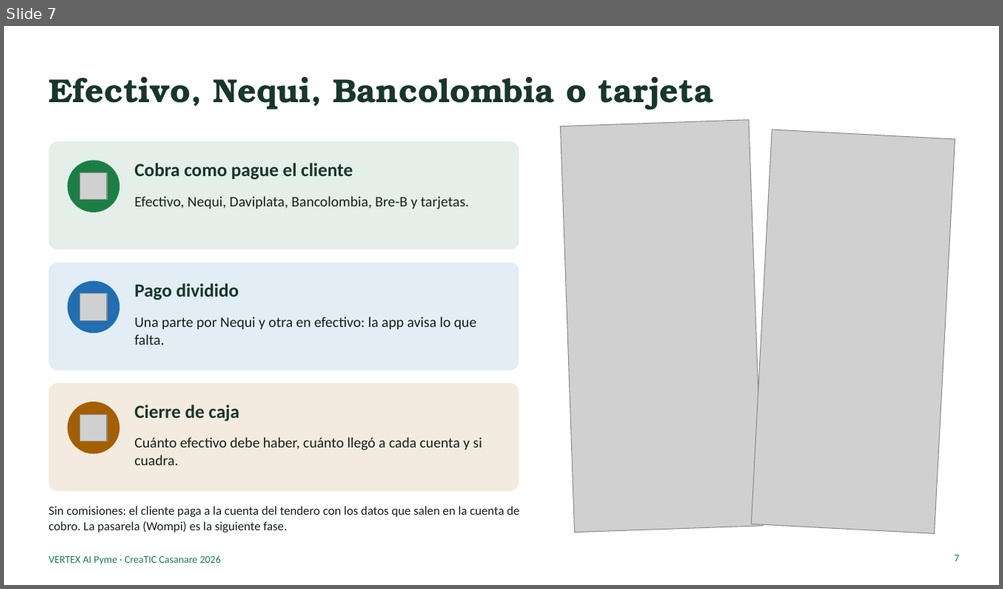
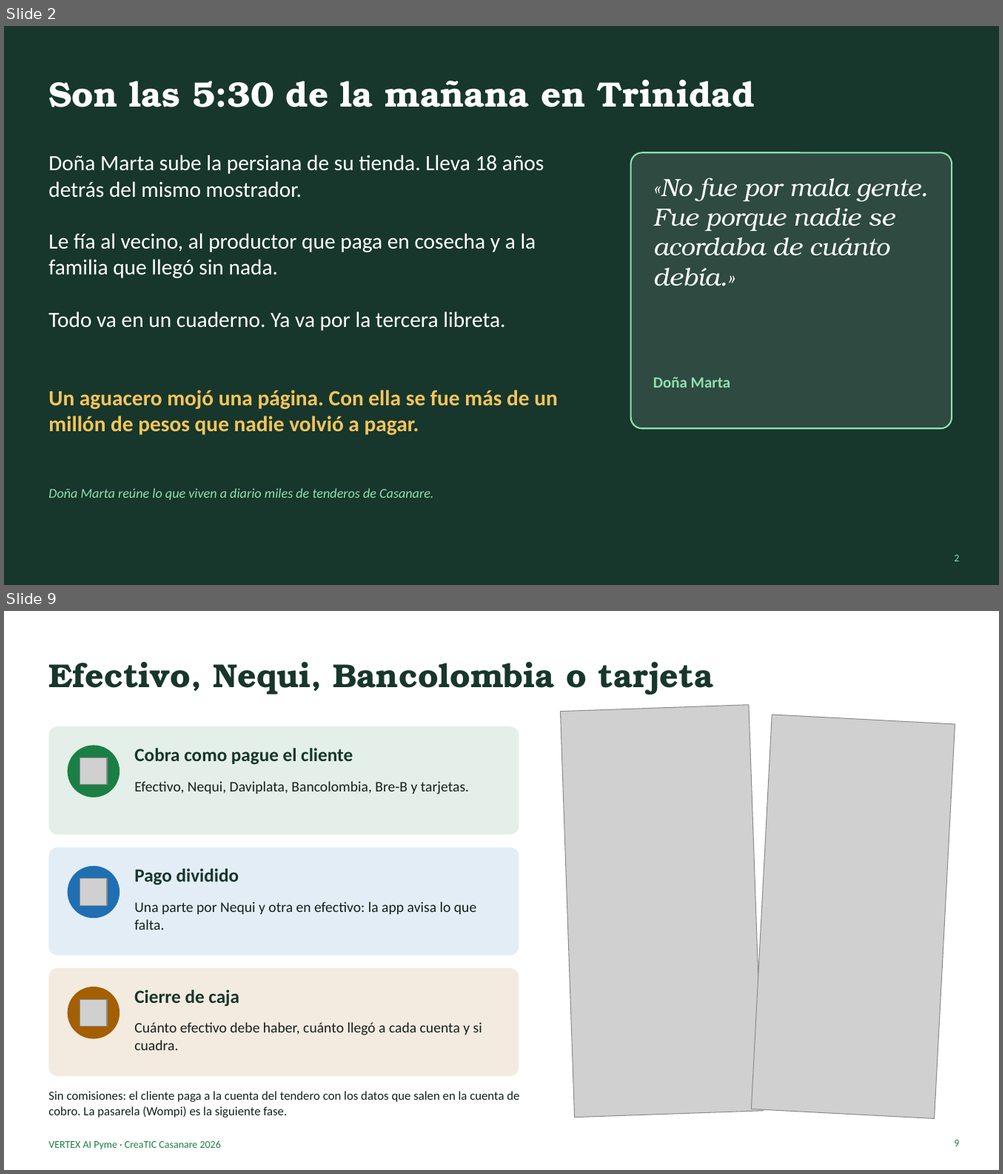
Before and after one commit to ingdavidortegaf-lab/vertex-ai-pyme, a slide deck: docs/pitch/VERTEX_AI_Pyme_Pitch.pptx. Shown one above the other, each under a label of ours: slide 7 before the commit, slides 2 and 9 after it; the slides between them are not shown. The pictures are 1003x589 and 1003x1174 pixels, drawn with LibreOffice and Linux fonts; fonts in the diff are those of the drawing; grey boxes stand for pictures. Boxes give left, top, right and bottom in pixels: in the first picture for what was removed or moved away, otherwise in the second. Text is boxed around its words. In the diff, an @@ line names an element or a change of style, - is before the commit and + after.

```diff
--- a/docs/pitch/VERTEX_AI_Pyme_Pitch.pptx
+++ b/docs/pitch/VERTEX_AI_Pyme_Pitch.pptx
@@ slide 2 added at (4, 26, 999, 585), background #17362C @@
@@ title added at (48, 79, 754, 107), 34 pt, text #FFFFFF, bold @@
+Son las 5:30 de la mañana en Trinidad
@@ text added at (48, 155, 544, 198), 21 pt, text #FFFFFF @@
+Doña Marta sube la persiana de su tienda. Lleva 18 años detrás del mismo mostrador.
@@ rounded rectangle added at (631, 153, 951, 429), fill #FFFFFF at 10% opacity, outline #8FE0AE 1.5 pt @@
@@ text added at (653, 178, 928, 286), 24 pt, text #FFFFFF, italic @@
+«No fue por mala gente.
+Fue porque nadie se acordaba de cuánto debía.»
@@ text added at (48, 233, 536, 278), 21 pt, text #FFFFFF @@
+Le fía al vecino, al productor que paga en cosecha y a la familia que llegó sin nada.
@@ text added at (48, 312, 505, 331), 21 pt, text #FFFFFF @@
+Todo va en un cuaderno. Ya va por la tercera libreta.
@@ text added at (653, 378, 731, 388), 15 pt, text #8FE0AE, bold @@
+Doña Marta
@@ text added at (48, 390, 558, 435), 21 pt, text #F4C55A, bold @@
+Un aguacero mojó una página. Con ella se fue más de un millón de pesos que nadie volvió a pagar.
@@ text added at (48, 488, 433, 500), 13 pt, text #8FE0AE, italic @@
+Doña Marta reúne lo que viven a diario miles de tenderos de Casanare.
@@ page number added at (953, 555, 959, 562), 10 pt, text #8FE0AE @@
+2
@@ what was slide 7 is now slide 9 @@
@@ page number at (953, 1140, 959, 1147): text changed @@
-7
+9
```
Also in this commit, not shown: 8 slides changed, 7 other slides added, 5 slides removed, 6 other files.
